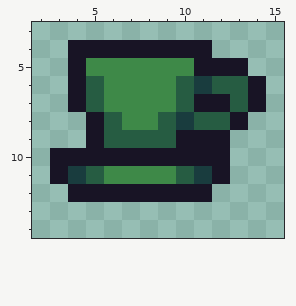
Pixel-art sprite, stored at images/upgrades/upgrade_tea.png. The picture above was drawn from the file before the commit.
The file is 16x16 pixels. Shown: x 2..15, y 3..14.
And afterwards:
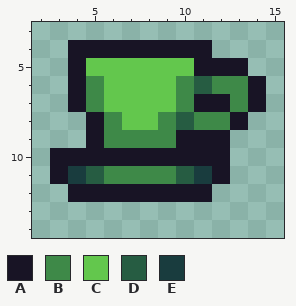
Palette (. is transparent): A #181425  B #3e8948  C #63c74d  D #265c42  E #193c3e
The exact change:
@@ x 2..15 @@
  4 ..AAAAAAAA....
- 5 ..ABBBBBBAAA..
- 6 ..ADBBBBDEDDA.
- 7 ..ADBBBBDAADA.
- 8 ...ADBBDEDDA..
- 9 ...ADDDDAAA...
+ 5 ..ACCCCCCAAA..
+ 6 ..ABCCCCBDBBA.
+ 7 ..ABCCCCBAABA.
+ 8 ...ABCCBDBBA..
+ 9 ...ABBBBAAA...
 10 .AAAAAAAAAA...
Changed places in both pictures, as pixel boxes (x1, y1, x2, y2):
changed: (86, 58, 248, 148)
